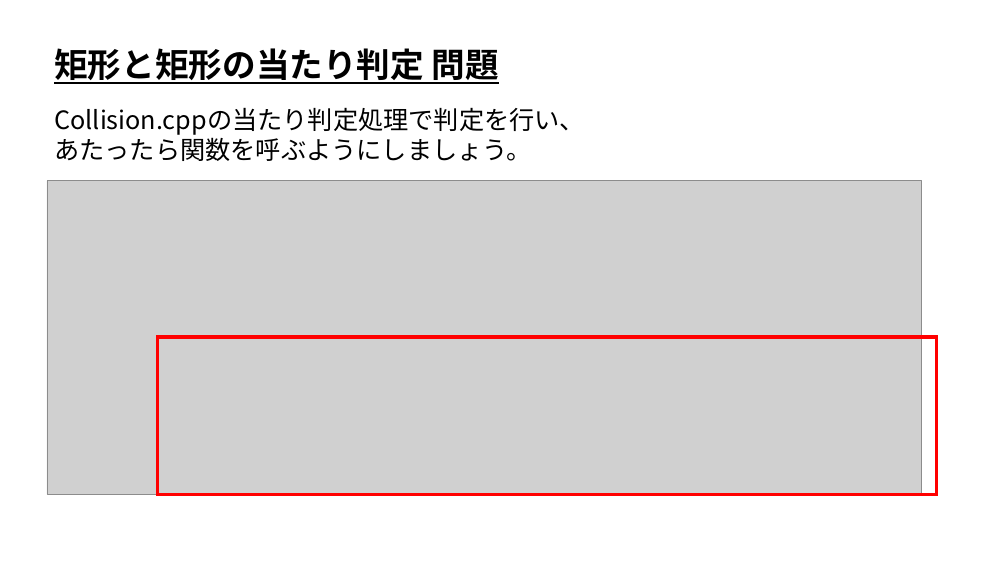
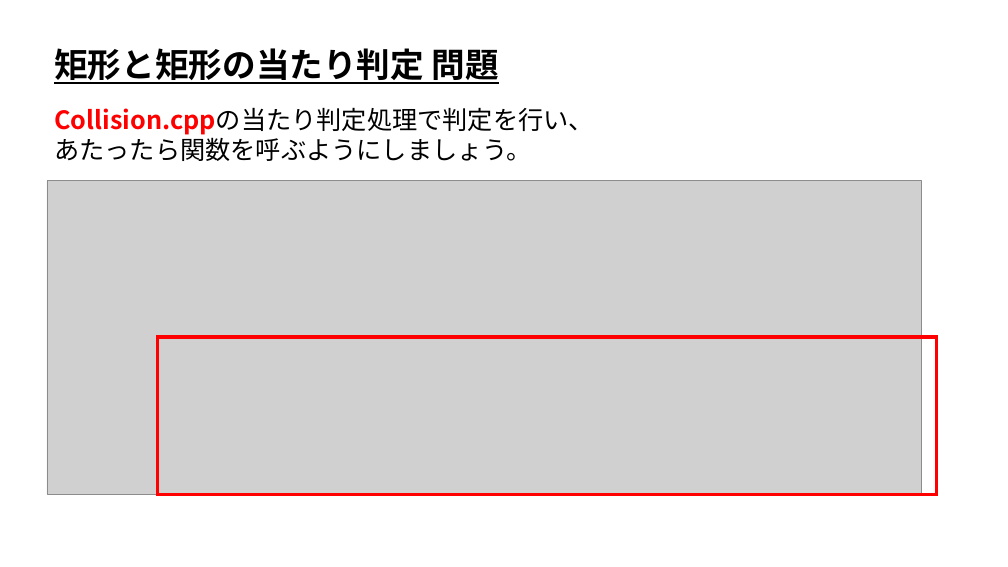
Before and after one commit to ArakiYusuke-Ohara/Textbook, a slide deck: slide 11 of ゲーム科1年/00_前期/ゲームプログラミングⅠ/14_矩形と矩形の当たり判定.pptx. Drawn at 1008x567 pixels with LibreOffice and Linux fonts; fonts in the diff are those of the drawing; grey boxes stand for pictures. Boxes give left, top, right and bottom in pixels: in the first picture for what was removed or moved away, otherwise in the second. Text is boxed around its words. In the diff, an @@ line names an element or a change of style, - is before the commit and + after.

```diff
--- a/ゲーム科1年/00_前期/ゲームプログラミングⅠ/14_矩形と矩形の当たり判定.pptx
+++ b/ゲーム科1年/00_前期/ゲームプログラミングⅠ/14_矩形と矩形の当たり判定.pptx
@@ text at <box>54,107,594,135</box>: text colour #000000 to #FF0000, bold on in "Collision.cppの当たり判定処理で判定を行い、" @@
```
Also in this commit, not shown: 1 other slide changed, 9 other files.
